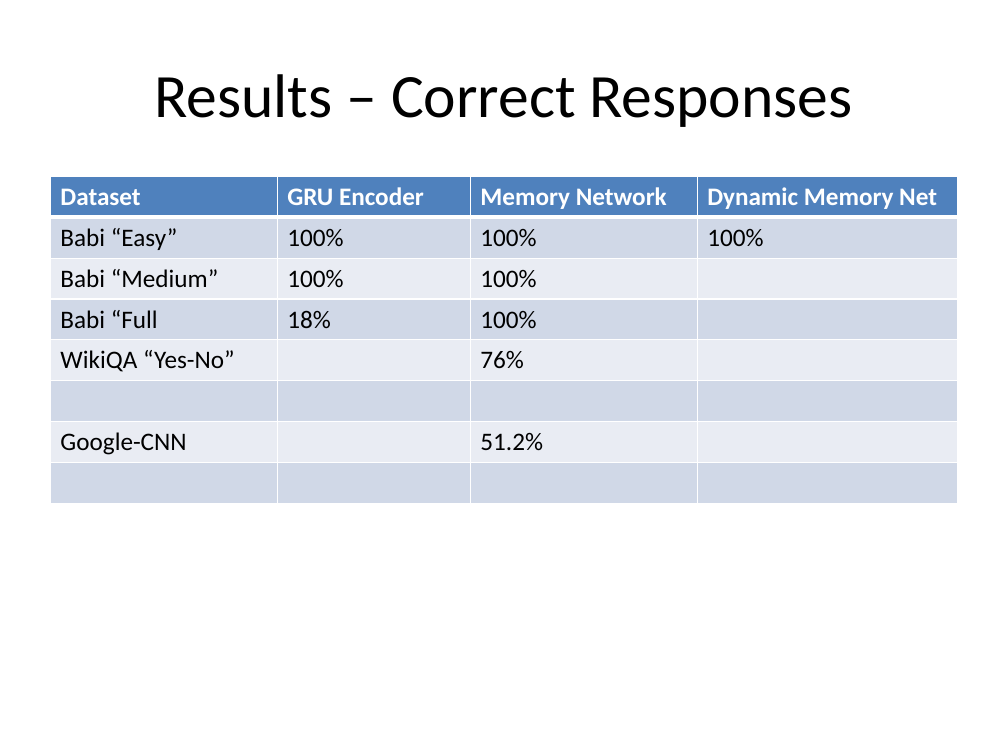
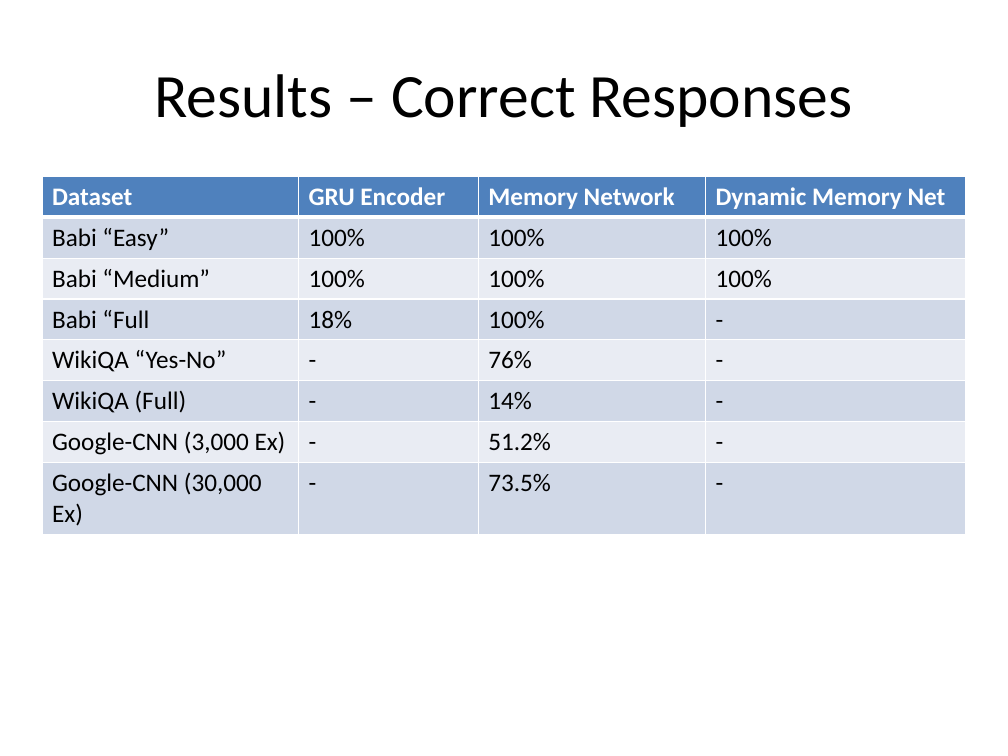
Before and after one commit to danstrawser/Nlp2Commands, a slide deck: slide 11 of Presentation/PresentationPPT.pptx (slide 10 before the commit). Drawn at 1008x756 pixels with LibreOffice and Linux fonts; fonts in the diff are those of the drawing. Boxes give left, top, right and bottom in pixels: in the first picture for what was removed or moved away, otherwise in the second. Text is boxed around its words. In the diff, an @@ line names an element or a change of style, - is before the commit and + after.

```diff
--- a/Presentation/PresentationPPT.pptx
+++ b/Presentation/PresentationPPT.pptx
@@ table at box(42, 176, 966, 533) @@
-row 3, column 4: 
+row 3, column 4: 100%
-row 4, column 4: 
+row 4, column 4: -
-row 5, column 2: 
+row 5, column 2: -
-row 5, column 4: 
+row 5, column 4: -
-row 6:  |  |  | 
+row 6: WikiQA (Full) | - | 14% | -
-row 7: Google-CNN |  | 51.2% | 
+row 7: Google-CNN (3,000 Ex) | - | 51.2% | -
-row 8:  |  |  | 
+row 8: Google-CNN (30,000 Ex) | - | 73.5% | -
@@ table: place and size @@
-table at box(50, 176, 958, 503)
+table at box(42, 176, 966, 533)
```
Also in this commit, not shown: 6 other slides changed, 4 slides added, 2 slides removed, 3 other files.
